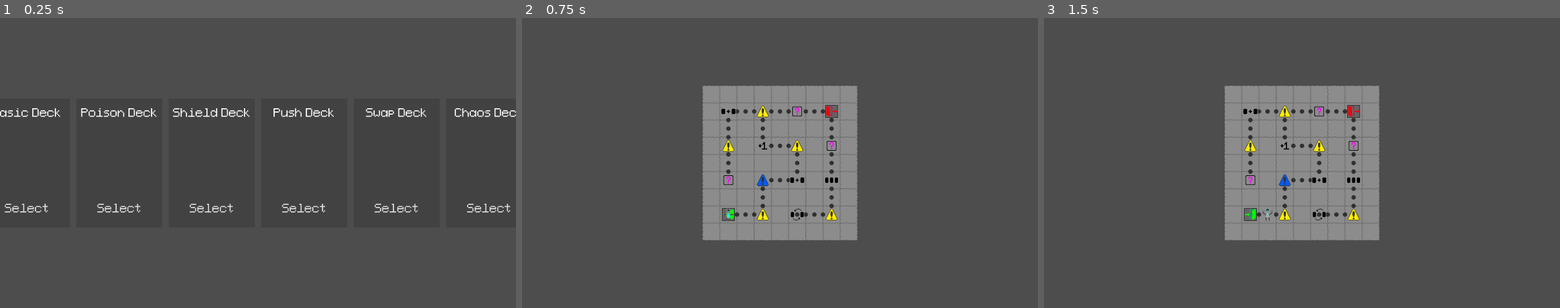
Above: before the commit, frames 1-3 (left to right).
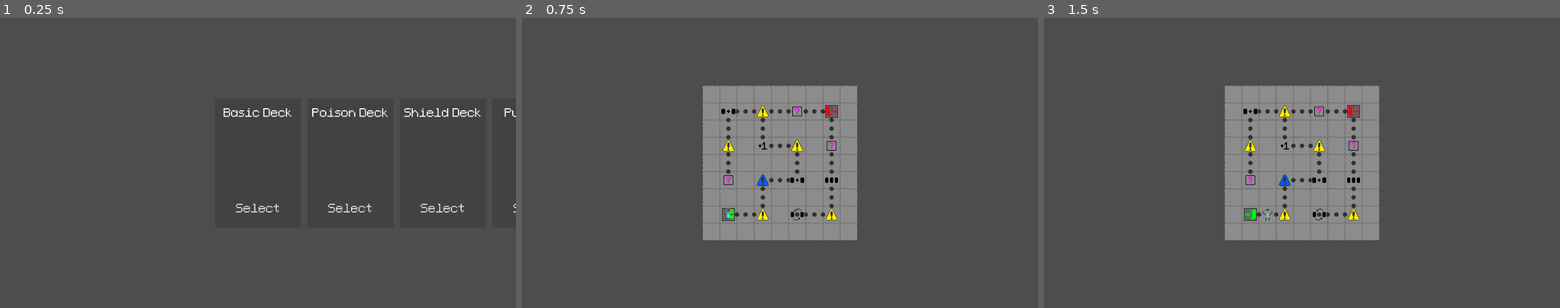
Above: after the commit, the same moments.

Repository: CattacoCattaco/strategy-deckbuilder-roguelike
Game: Godot game, scene res://deck_selection_screen/deck_selection_screen.tscn
Two runs of this game, one before a commit and one after it. Both use one fixed random seed, a clock stepped at 60 frames per second and the inputs below.
Inputs (mouse positions are in pixels of both pictures, inside the frame that each line leads up to):
- Up to frame 1 (0.25 s): no input
- Up to frame 2 (0.75 s): click "Select" at 0.5 s
- Up to frame 3 (1.5 s): tap Enter (do_event) at 1.25 s; move the mouse to (1415, 148) at 1.27 s; hold D (right) from 1.28 s (still down); hold Enter (do_event) from 1.28 s (still down); click (1415, 148) at 1.42 s

The runs differ from the first frame. In frame 1, 2.2% of the frame differs, in the area x 0-100%, y 31-68%; in frame 2, nothing differs; in frame 3, nothing differs.

Commit message:
Add Deck Options Scrolling
Now you can scroll through the deck options

Diff:
--- a/deck_selection_screen/deck_option/deck_option.tscn
+++ b/deck_selection_screen/deck_option/deck_option.tscn
@@ -11,6 +11,7 @@
 custom_minimum_size = Vector2(160, 240)
 layout_mode = 3
 anchors_preset = 0
+mouse_filter = 2
 script = ExtResource("1_5la07")
 name_label = NodePath("BG/NameLabel")
 select_button = NodePath("BG/SelectButton")
@@ -22,6 +23,7 @@
 anchor_bottom = 1.0
 grow_horizontal = 2
 grow_vertical = 2
+mouse_filter = 2
 color = Color(0.26, 0.26, 0.26, 1)
 
 [node name="NameLabel" type="Label" parent="BG"]
--- a/deck_selection_screen/deck_selection_screen.gd
+++ b/deck_selection_screen/deck_selection_screen.gd
@@ -95,6 +95,9 @@
 
 @export var deck_options_container: HBoxContainer
 
+var min_deck_options_x: int
+var max_deck_options_x: int
+
 
 func _ready() -> void:
 	for deck_name in DECKS:
@@ -103,6 +106,28 @@
 			contents.append(card)
 
 		_add_deck_option(contents, deck_name)
+
+	await RenderingServer.frame_post_draw
+
+	deck_options_container.position.y = (size.y - deck_options_container.size.y) / 2
+	deck_options_container.position.x = (size.x - 160) / 2
+
+	max_deck_options_x = floori(deck_options_container.position.x)
+	min_deck_options_x = floori((size.x) / 2 - deck_options_container.size.x + 80)
+
+
+func _gui_input(event: InputEvent) -> void:
+	if event is InputEventMouseButton:
+		if event.button_index == MOUSE_BUTTON_WHEEL_UP:
+			deck_options_container.position.x -= 4
+
+			if deck_options_container.position.x < min_deck_options_x:
+				deck_options_container.position.x = min_deck_options_x
+		elif event.button_index == MOUSE_BUTTON_WHEEL_DOWN:
+			deck_options_container.position.x += 4
+
+			if deck_options_container.position.x > max_deck_options_x:
+				deck_options_container.position.x = max_deck_options_x
 
 
 func _add_deck_option(deck_contents: Array[CardData], deck_name: String) -> void:
--- a/deck_selection_screen/deck_selection_screen.tscn
+++ b/deck_selection_screen/deck_selection_screen.tscn
@@ -18,16 +18,5 @@
 
 [node name="DeckOptionsContainer" type="HBoxContainer" parent="."]
 layout_mode = 1
-anchors_preset = 8
-anchor_left = 0.5
-anchor_top = 0.5
-anchor_right = 0.5
-anchor_bottom = 0.5
-offset_left = -20.0
-offset_top = -20.0
-offset_right = 20.0
-offset_bottom = 20.0
-grow_horizontal = 2
-grow_vertical = 2
+mouse_filter = 0
 theme_override_constants/separation = 12
-alignment = 1
